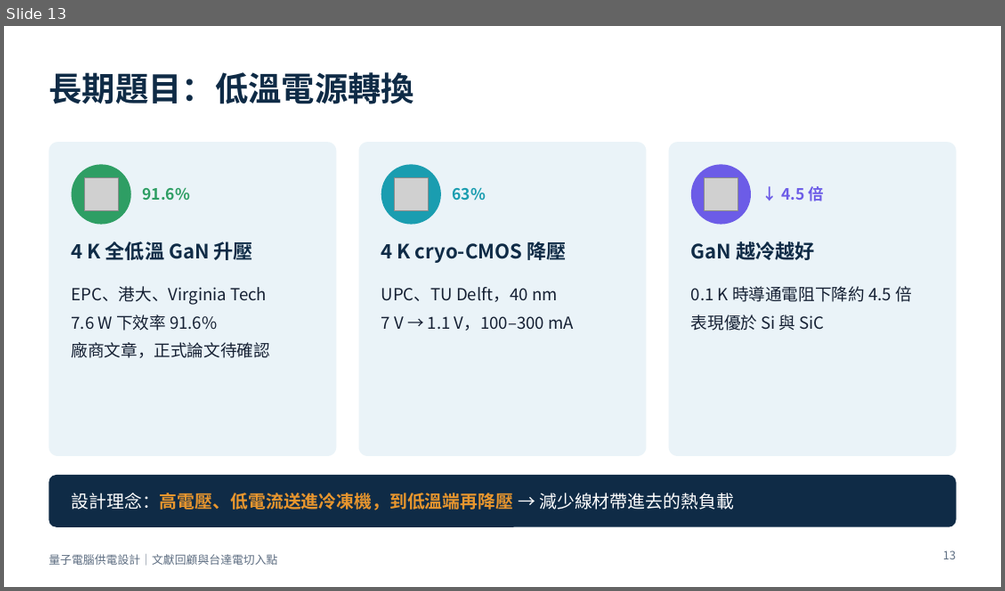
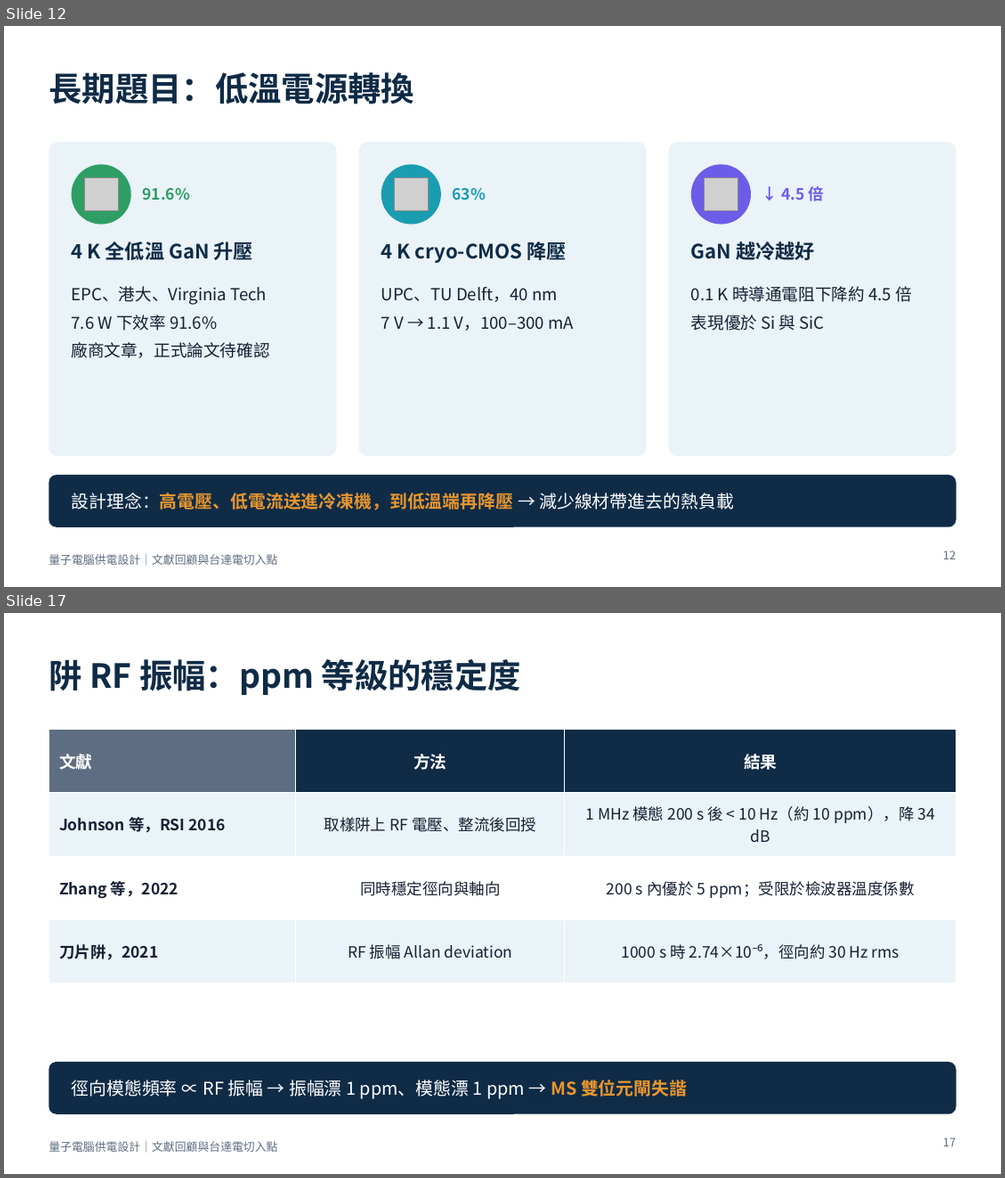
Before and after one commit to pcpcchen-coder/QuantumComputing, a slide deck: slides/output/qc-power-supply-delta.pptx. Shown one above the other, each under a label of ours: slide 13 before the commit, slides 12 and 17 after it; the slides between them are not shown. The pictures are 1005x591 and 1005x1178 pixels, drawn with LibreOffice and Linux fonts; fonts in the diff are those of the drawing; grey boxes stand for pictures. Boxes give left, top, right and bottom in pixels: in the first picture for what was removed or moved away, otherwise in the second. Text is boxed around its words. In the diff, an @@ line names an element or a change of style, - is before the commit and + after.

```diff
--- a/slides/output/qc-power-supply-delta.pptx
+++ b/slides/output/qc-power-supply-delta.pptx
@@ slide 17 added at [4, 613, 1001, 1174], background #FFFFFF; not listed: 1 template element that a slide beside it also shows @@
@@ title added at [48, 659, 521, 695], 32 pt, text #0F2B46, bold @@
+阱 RF 振幅：ppm 等級的穩定度
@@ table added at [48, 729, 956, 964], 4 rows, 3 columns @@
+文獻 | 方法 | 結果
+Johnson 等，RSI 2016 | 取樣阱上 RF 電壓、整流後回授 | 1 MHz 模態 200 s 後 < 10 Hz（約 10 ppm），降 34 dB
+Zhang 等，2022 | 同時穩定徑向與軸向 | 200 s 內優於 5 ppm；受限於檢波器溫度係數
+刀片阱，2021 | RF 振幅 Allan deviation | 1000 s 時 2.74×10⁻⁶，徑向約 30 Hz rms
@@ rounded rectangle added at [48, 1062, 956, 1114], fill #0F2B46 @@
@@ text added at [72, 1079, 687, 1099], 17 pt, text #FFFFFF @@
+徑向模態頻率 ∝ RF 振幅 → 振幅漂 1 ppm、模態漂 1 ppm → MS 雙位元閘失諧
@@ page number added at [943, 1137, 955, 1146], 11 pt, text #5E6E82 @@
+17
@@ what was slide 13 is now slide 12 @@
@@ page number at [943, 550, 955, 559]: text changed @@
-13
+12
```
Also in this commit, not shown: 7 slides changed, 19 other slides added, 4 slides removed, 5 other files.
